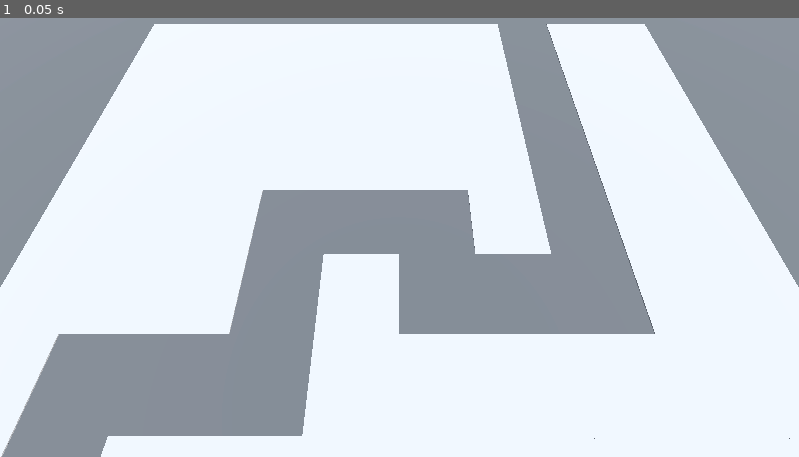
Above: before the commit, frame 1.
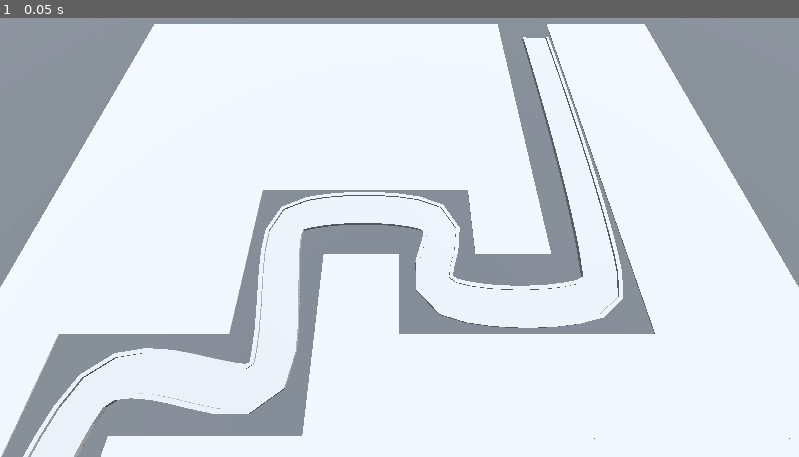
Above: after the commit, the same moment.

Repository: vslayer34/Barbarian-Blaster
Game: Godot game, scene res://Scenes/Levels/base_level.tscn
Same seed, same stepped clock (60 frames per second), same inputs: the game is played once before the commit and once after it. The project has no main scene, so this scene is started directly.
Inputs:
- Up to frame 1 (0.05 s): no input

The runs differ from the first frame. In frame 1, 12% of the frame differs, in the area x 2-78%, y 4-100%.

Commit message:
Created a Polygon shape to follow the path3D in the level map

Diff:
--- a/Scenes/Levels/base_level.tscn
+++ b/Scenes/Levels/base_level.tscn
@@ -19,6 +19,11 @@
 albedo_color = Color(0.266667, 0.266667, 0.266667, 1)
 
 [sub_resource type="Curve3D" id="Curve3D_4y6xu"]
+_data = {
+"points": PackedVector3Array(0, 0, 0, 0, 0, 0, -14.2156, -0.104153, 22.1305, -2, 0, 1, 2, 0, -1, -12.8474, 0, 9.91447, -1, 0, 1, 1, 0, -1, -6, 0, 10, -1, 0, 1, 1, 0, -1, -6, 0, 2, -1, 0, -1, 1, 0, 1, 2, 0, 2, -1, 0, -1, 1, 0, 1, 2, 0, 6, -1, 0, 1, 1, 0, -1, 10, 0, 6, 0, 0, 0, 0, 0, 0, 10.6448, 0.0417633, -13.9875),
+"tilts": PackedFloat32Array(0, 0, 0, 0, 0, 0, 0, 0)
+}
+point_count = 8
 
 [node name="BaseLevel" type="Node3D"]
 
@@ -47,3 +52,16 @@
 
 [node name="Path3D" type="Path3D" parent="."]
 curve = SubResource("Curve3D_4y6xu")
+
+[node name="CSGPolygon3D" type="CSGPolygon3D" parent="Path3D"]
+polygon = PackedVector2Array(-1, 0, -1, 0.2, -0.8, 0.2, -0.8, 0.1, 0.8, 0.1, 0.8, 0.1, 0.8, 0.2, 1, 0.2, 1, 0)
+mode = 2
+path_node = NodePath("..")
+path_interval_type = 0
+path_interval = 1.0
+path_simplify_angle = 0.0
+path_rotation = 2
+path_local = false
+path_continuous_u = true
+path_u_distance = 1.0
+path_joined = false
